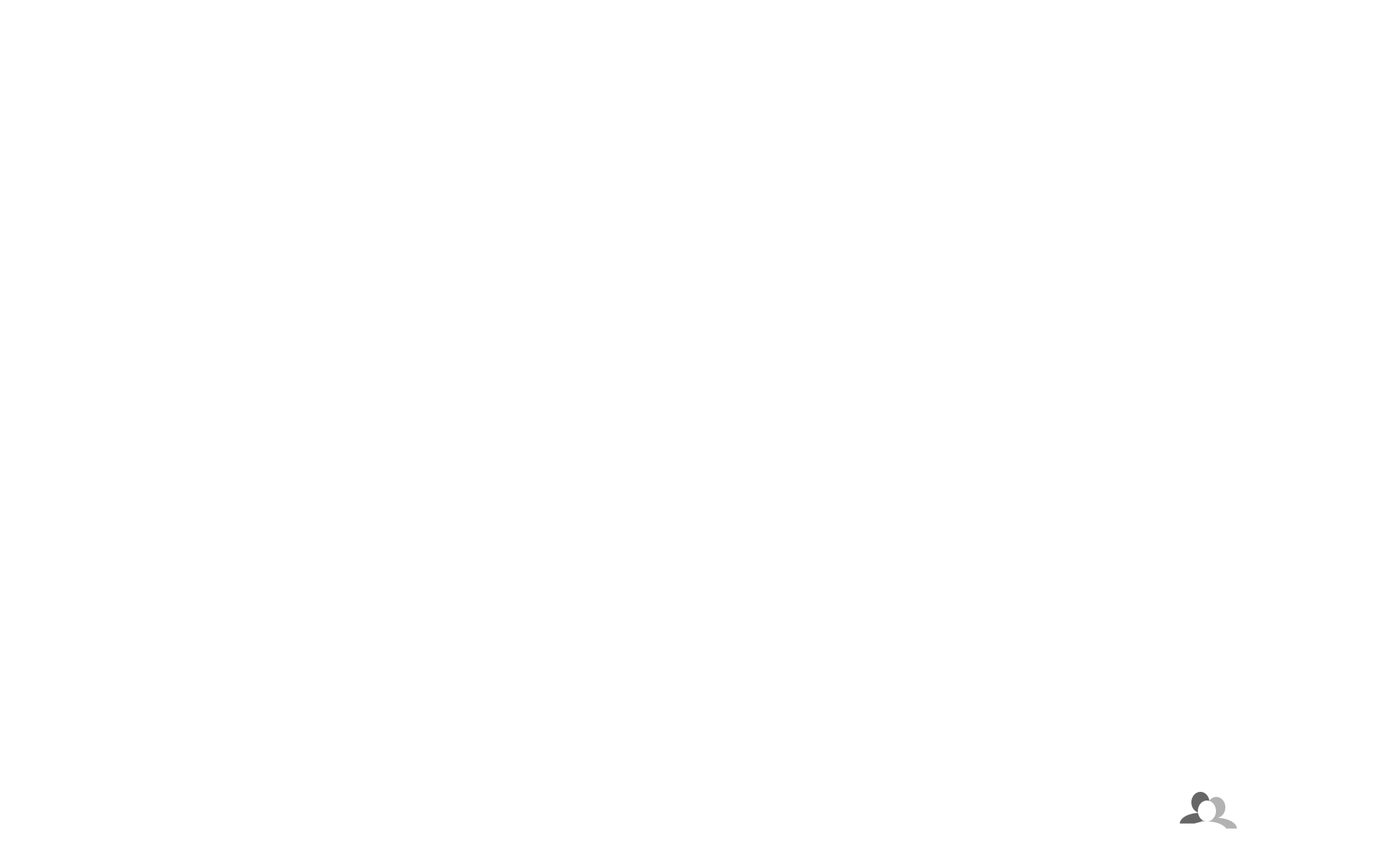
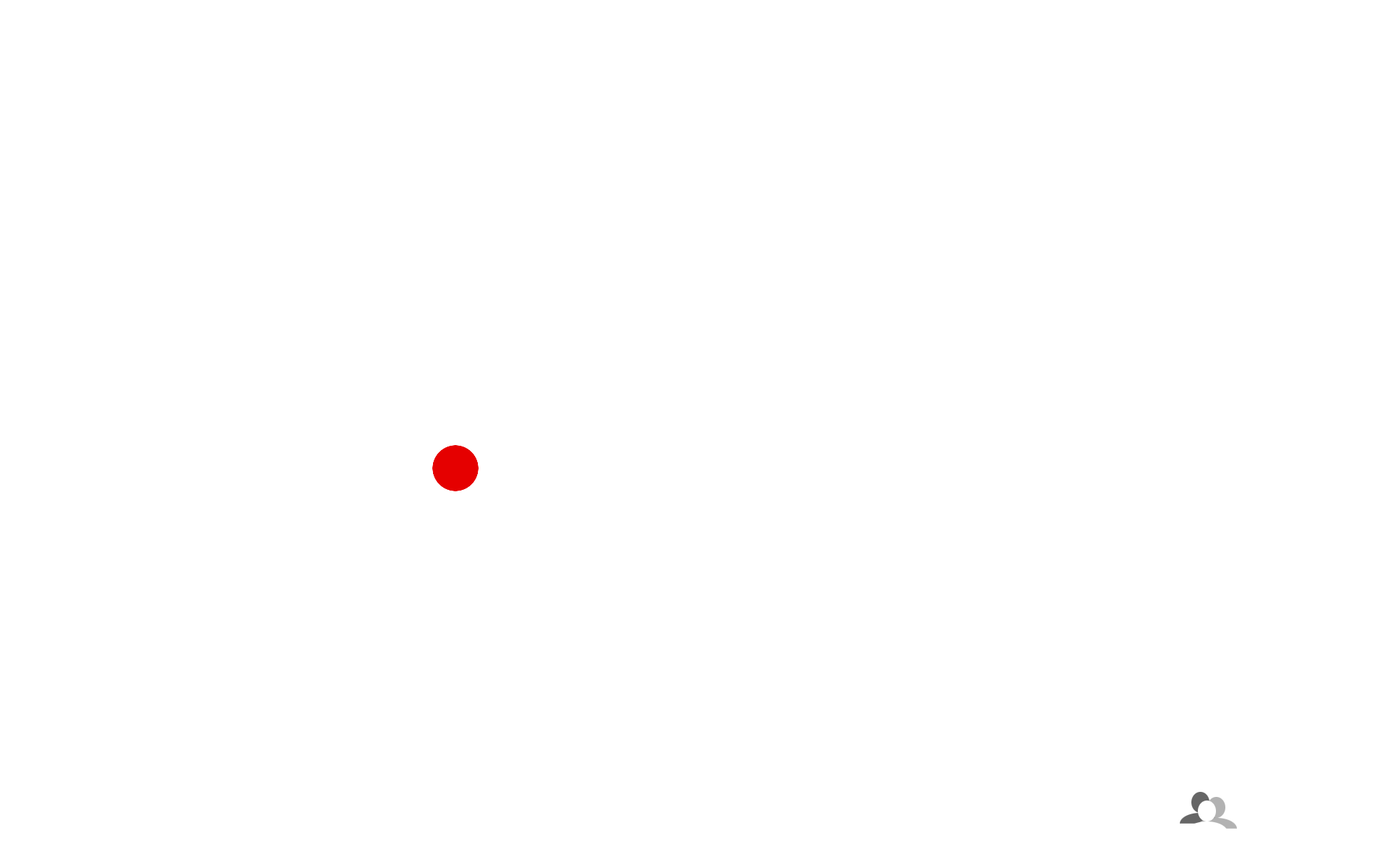
Layered file, before and after one edit (1388×867). Changes by layer:
added group "ExtraIcons" with 24 layers above "SocialIcons" over box(432, 445, 479, 492)
added layer "RedDot copy" in group "ExtraIcons" over box(432, 445, 479, 492)
